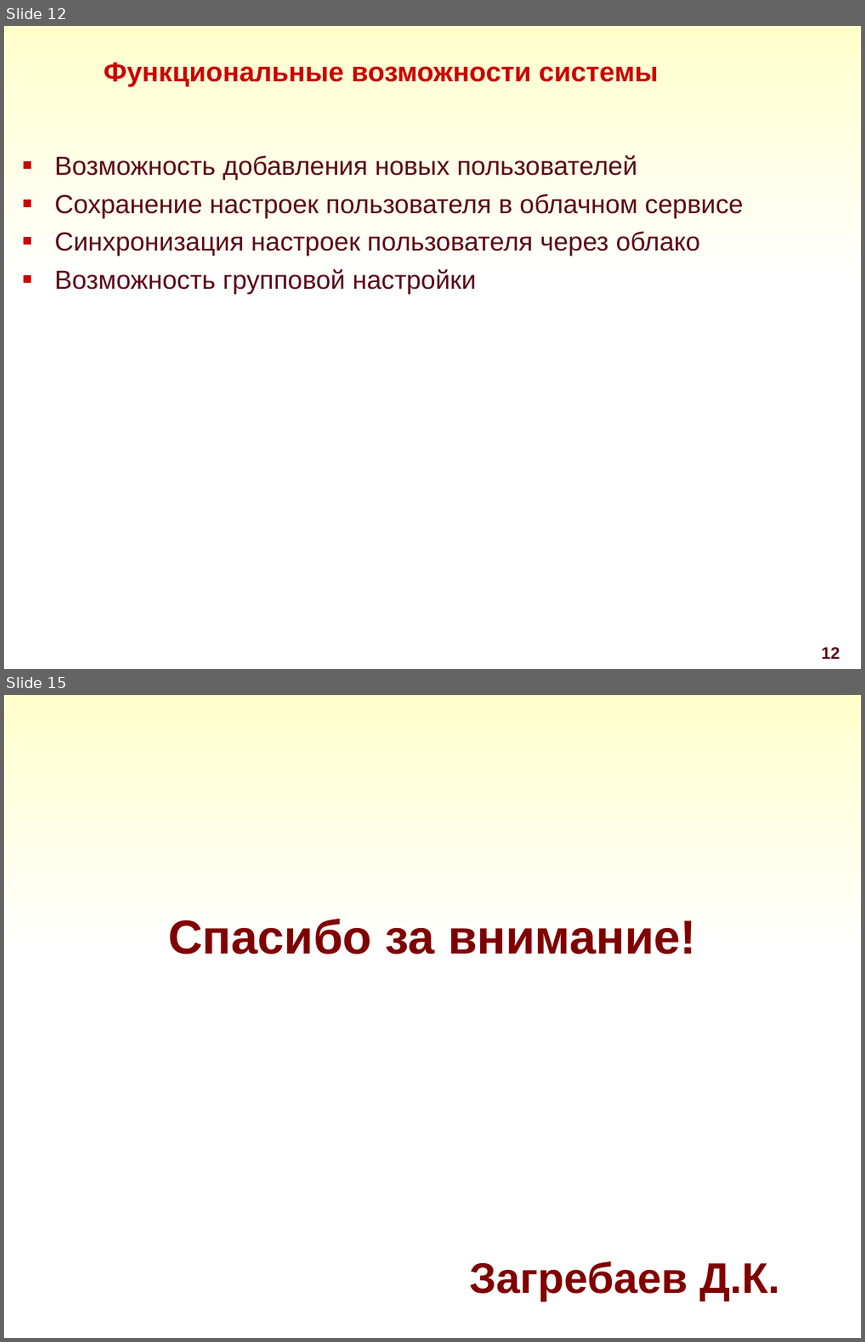
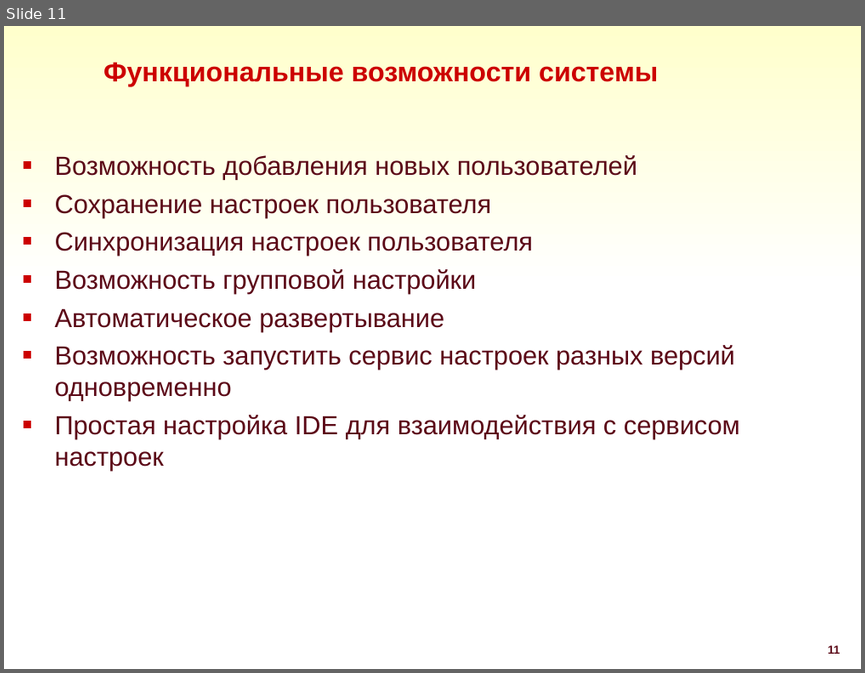
Before and after one commit to DmitryZagr/Diploma, a slide deck: преза/Zagrebaev.PPT. Shown one above the other, each under a label of ours: slides 12 and 15 before the commit, slide 11 after it; the slides between them are not shown. The pictures are 865x1342 and 865x673 pixels, drawn with LibreOffice and Linux fonts; fonts in the diff are those of the drawing; background and template pictures are left out. Boxes give left, top, right and bottom in pixels: in the first picture for what was removed or moved away, otherwise in the second. Text is boxed around its words. In the diff, an @@ line names an element or a change of style, - is before the commit and + after.

```diff
--- a/преза/Zagrebaev.PPT
+++ b/преза/Zagrebaev.PPT
@@ slide 15 removed at [4, 695, 861, 1338], background #FFFFFF; not listed: 1 template element that a slide beside it also shows @@
@@ text removed at [168, 919, 696, 954] @@
-Спасибо за внимание!
@@ text removed at [469, 1261, 780, 1301] @@
-Загребаев Д.К.
@@ what was slide 12 is now slide 11 @@
@@ slide 11 changed as well @@
@@ text at [55, 194, 533, 256]: text changed @@
-■ Сохранение настроек пользователя в облачном сервисе
-■ Синхронизация настроек пользователя через облако
+■ Сохранение настроек пользователя
+■ Синхронизация настроек пользователя
@@ text at [55, 308, 740, 470]: paragraphs added @@
+■ Автоматическое развертывание
+■ Возможность запустить сервис настроек разных версий одновременно
+■ Простая настройка IDE для взаимодействия с сервисом настроек
@@ page number at [828, 645, 840, 653]: text changed; size 14 to 9.8 pt @@
-12
+11
```
Also in this commit, not shown: 9 other slides changed, 4 slides added, 4 other slides removed, 3 other files.
